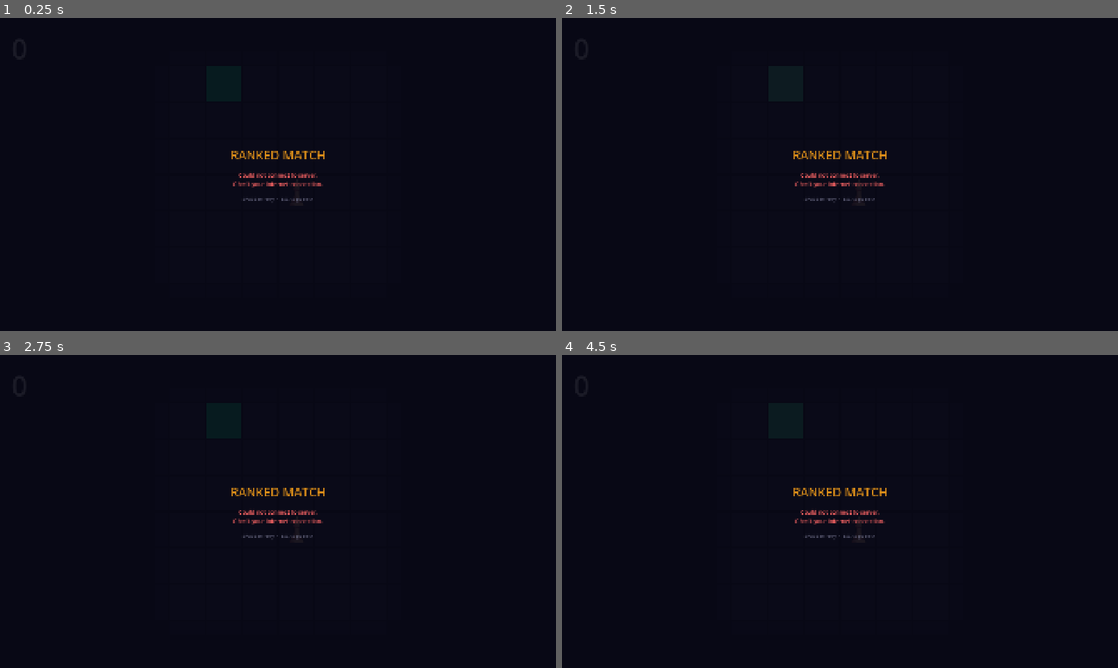
Above: before the commit, frames 1-4 (two rows, left to right).
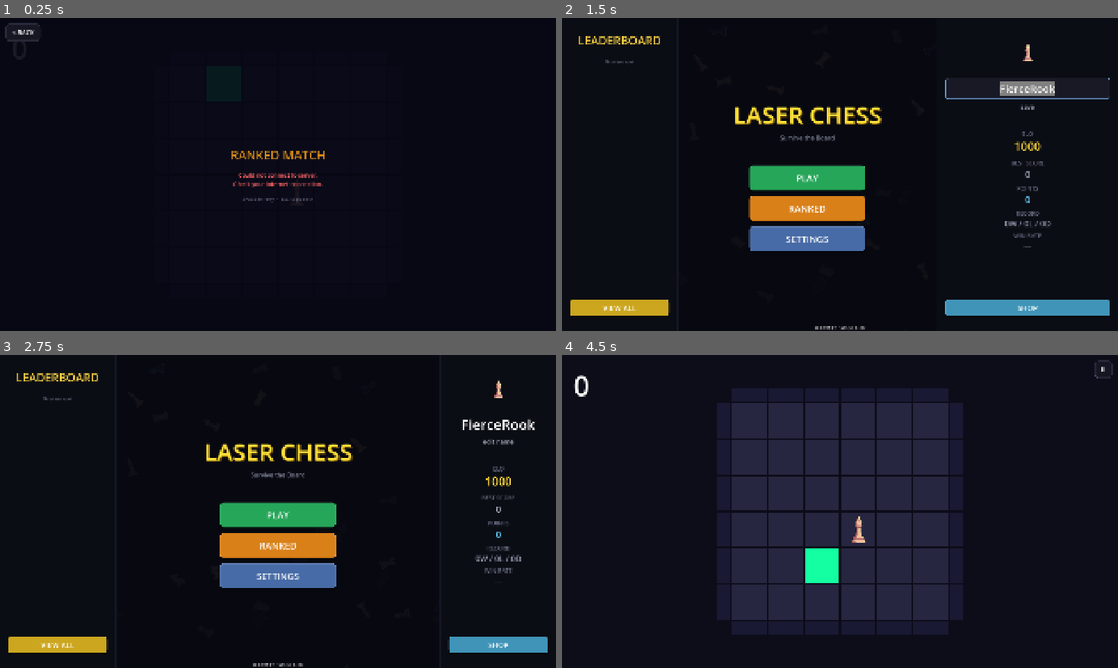
Above: after the commit, the same moments.

Repository: christophrrrrr/LaserChess
Game: Godot game, scene res://scenes/ranked_match.tscn
The game is run twice, just before and just after one commit, with the same random seed, the same clock (stepped at 60 frames per second) and the same inputs. This scene is started directly instead of the project's main scene.
Inputs (mouse positions are in pixels of both pictures, inside the frame that each line leads up to):
- Up to frame 1 (0.25 s): no input
- Up to frame 2 (1.5 s): click (584, 33) at 0.5 s, where only the run after the commit has a clickable "< BACK"; click (1062, 105) at 1.25 s, where only the run after the commit has a clickable "edit name"
- Up to frame 3 (2.75 s): click (467, 442) at 2 s, where only the run after the commit has a clickable "save"
- Up to frame 4 (4.5 s): click (840, 514) at 2.75 s, where only the run after the commit has a clickable "PLAY"; click (1101, 370) at 3.5 s, where only the run after the commit has a clickable "II"; click (840, 508) at 4.25 s, where only the run after the commit has a clickable "RESUME"

The runs differ from the first frame. In frame 1, 0.1% of the frame differs, in the area x 0-8%, y 1-8%; in frame 2, 10%; in frame 3, 9.3%; in frame 4, 31%, in the area x 2-100%, y 1-90%.

Commit message:
fully done. mobile and web.

Diff:
--- a/scripts/game_board.gd
+++ b/scripts/game_board.gd
@@ -121,7 +121,7 @@
 
 	_create_wall_squares(offset, board_pixel_size)
 
-func _create_wall_squares(offset: float, board_pixel_size: float) -> void:
+func _create_wall_squares(offset: float, _board_pixel_size: float) -> void:
 	wall_squares["top"] = []
 	wall_squares["bottom"] = []
 	wall_squares["left"] = []
--- /dev/null
+++ b/scripts/hat_preloader.gd
@@ -0,0 +1,57 @@
+extends Node
+## HatPreloader — Ensures all hat textures are included in exports
+## Add this as an Autoload (Project > Project Settings > Autoload)
+## Name it "HatPreloader" and enable it
+##
+## This file uses preload() to guarantee textures are included in the PCK.
+## Without this, dynamically loaded resources might not be exported.
+
+# Preload all hat textures to ensure they're included in exports
+var _preloaded_hats := {
+	"hotdog": preload("res://assets/HatPack/hotdog.png"),
+	"pinwheel": preload("res://assets/HatPack/pinwheel.png"),
+	"birthday": preload("res://assets/HatPack/birthday.png"),
+	"umbrella": preload("res://assets/HatPack/umbrella.png"),
+	"sunhat": preload("res://assets/HatPack/sunhat.png"),
+	"beanie": preload("res://assets/HatPack/beanie.png"),
+	"beret": preload("res://assets/HatPack/beret.png"),
+	"baseballCap": preload("res://assets/HatPack/baseballCap.png"),
+	"bowlerHat": preload("res://assets/HatPack/bowlerHat.png"),
+	"outback": preload("res://assets/HatPack/outback.png"),
+	"redBonnet": preload("res://assets/HatPack/redBonnet.png"),
+	"50sMilitary": preload("res://assets/HatPack/50sMilitary.png"),
+	"50sNurse": preload("res://assets/HatPack/50sNurse.png"),
+	"police": preload("res://assets/HatPack/police.png"),
+	"hardHat": preload("res://assets/HatPack/hardHat.png"),
+	"fireman": preload("res://assets/HatPack/fireman.png"),
+	"lumberjack": preload("res://assets/HatPack/lumberjack.png"),
+	"cowboy": preload("res://assets/HatPack/cowboy.png"),
+	"bicorn": preload("res://assets/HatPack/bicorn.png"),
+	"classicFedora": preload("res://assets/HatPack/classicFedora.png"),
+	"tophat": preload("res://assets/HatPack/tophat.png"),
+	"fez": preload("res://assets/HatPack/fez.png"),
+	"leprechaun": preload("res://assets/HatPack/leprechaun.png"),
+	"captains": preload("res://assets/HatPack/captains.png"),
+	"graduation": preload("res://assets/HatPack/graduation.png"),
+	"princess": preload("res://assets/HatPack/princess.png"),
+	"wig": preload("res://assets/HatPack/wig.png"),
+	"catEars": preload("res://assets/HatPack/catEars.png"),
+	"bunny": preload("res://assets/HatPack/bunny.png"),
+	"antlers": preload("res://assets/HatPack/antlers.png"),
+	"viking": preload("res://assets/HatPack/viking.png"),
+	"spartan": preload("res://assets/HatPack/spartan.png"),
+	"shark": preload("res://assets/HatPack/shark.png"),
+	"skeleton": preload("res://assets/HatPack/skeleton.png"),
+	"horseHead": preload("res://assets/HatPack/horseHead.png"),
+	"freakazoid": preload("res://assets/HatPack/freakazoid.png"),
+	"crown": preload("res://assets/HatPack/crown.png"),
+	"ww1German": preload("res://assets/HatPack/ww1German.png"),
+}
+
+## Get a preloaded hat texture by ID
+## Returns null if not found
+func get_hat_texture(hat_id: String) -> Texture2D:
+	return _preloaded_hats.get(hat_id, null)
+
+func _ready() -> void:
+	print("[HatPreloader] Loaded ", _preloaded_hats.size(), " hat textures")
--- a/scripts/leaderboard.gd
+++ b/scripts/leaderboard.gd
@@ -6,9 +6,11 @@
 var scroll_content: VBoxContainer
 var profile_popup: Control
 var loading_label: Label
+var back_button_layer: CanvasLayer
 
 func _ready() -> void:
 	_setup_ui()
+	_setup_back_button()
 	PlayerData.leaderboard_loaded.connect(_on_leaderboard_loaded)
 	PlayerData.player_profile_loaded.connect(_on_profile_loaded)
 	PlayerData.load_leaderboard()
@@ -469,3 +471,57 @@
 	var spacer = Control.new()
 	spacer.custom_minimum_size = Vector2(0, height)
 	parent.add_child(spacer)
+
+# =====================
+# BACK BUTTON (Mobile)
+# =====================
+
+func _setup_back_button() -> void:
+	back_button_layer = CanvasLayer.new()
+	back_button_layer.layer = 100
+	add_child(back_button_layer)
+
+	var root = Control.new()
+	root.set_anchors_preset(Control.PRESET_FULL_RECT)
+	root.mouse_filter = Control.MOUSE_FILTER_IGNORE
+	back_button_layer.add_child(root)
+
+	var btn = Button.new()
+	btn.text = "< BACK"  # ASCII compatible
+	btn.set_anchors_preset(Control.PRESET_TOP_LEFT)
+	btn.position = Vector2(20, 20)
+	btn.custom_minimum_size = Vector2(120, 60)
+	btn.add_theme_font_size_override("font_size", 22)
+	btn.add_theme_color_override("font_color", Color.WHITE)
+	_style_back_button(btn)
+	btn.pressed.connect(_on_back_button_pressed)
+	root.add_child(btn)
+
+func _style_back_button(btn: Button) -> void:
+	var normal = StyleBoxFlat.new()
+	normal.bg_color = Color(0.1, 0.1, 0.15, 0.85)
+	normal.set_corner_radius_all(12)
+	normal.border_color = Color(0.3, 0.3, 0.4, 0.9)
+	normal.set_border_width_all(2)
+	btn.add_theme_stylebox_override("normal", normal)
+
+	var hover = StyleBoxFlat.new()
+	hover.bg_color = Color(0.15, 0.15, 0.22, 0.95)
+	hover.set_corner_radius_all(12)
+	hover.border_color = Color(0.45, 0.45, 0.55, 1.0)
+	hover.set_border_width_all(2)
+	btn.add_theme_stylebox_override("hover", hover)
+
+	var pressed = StyleBoxFlat.new()
+	pressed.bg_color = Color(0.08, 0.08, 0.12, 0.95)
+	pressed.set_corner_radius_all(12)
+	btn.add_theme_stylebox_override("pressed", pressed)
+
+	btn.add_theme_stylebox_override("focus", StyleBoxEmpty.new())
+
+func _on_back_button_pressed() -> void:
+	SoundManager.play("click")
+	if profile_popup.visible:
+		profile_popup.visible = false
+	else:
+		get_tree().change_scene_to_file("res://scenes/main_menu.tscn")
--- a/scripts/main_menu.gd
+++ b/scripts/main_menu.gd
@@ -327,6 +327,24 @@
 	profile_name_edit.add_theme_constant_override("caret_width", 2)
 	profile_name_edit.add_theme_constant_override("minimum_character_width", 16)
 
+	# CRITICAL: Enable virtual keyboard and make it editable
+	profile_name_edit.virtual_keyboard_enabled = true
+	profile_name_edit.virtual_keyboard_type = LineEdit.KEYBOARD_TYPE_DEFAULT
+	profile_name_edit.editable = true
+	profile_name_edit.context_menu_enabled = true
+	profile_name_edit.selecting_enabled = true
+	profile_name_edit.caret_blink = true
+
+	# Style for visibility
+	var edit_style = StyleBoxFlat.new()
+	edit_style.bg_color = Color(0.1, 0.1, 0.15)
+	edit_style.set_corner_radius_all(8)
+	edit_style.set_border_width_all(2)
+	edit_style.border_color = Color(0.4, 0.6, 0.8)
+	edit_style.set_content_margin_all(12)
+	profile_name_edit.add_theme_stylebox_override("normal", edit_style)
+	profile_name_edit.add_theme_stylebox_override("focus", edit_style)
+
 	profile_name_edit.visible = false
 	profile_name_edit.text_submitted.connect(func(_t): _save_name())
 	vbox.add_child(profile_name_edit)
@@ -517,9 +535,9 @@
 # =====================
 
 func _update_player_model() -> void:
-	var king_path = GameSettings.get_player_king_texture()
-
-	var hat_id = PlayerData.equipped_hat
+	var _king_path = GameSettings.get_player_king_texture()
+
+	var _hat_id = PlayerData.equipped_hat
 
 
 func _update_profile_sidebar() -> void:
@@ -824,8 +842,12 @@
 		icon.custom_minimum_size = Vector2(52, 52)
 		icon.stretch_mode = TextureRect.STRETCH_KEEP_ASPECT_CENTERED
 		var tex_path = hat.get("tex", "")
-		if tex_path != "" and ResourceLoader.exists(tex_path):
-			icon.texture = load(tex_path)
+		# Don't use ResourceLoader.exists() - it's unreliable in exports
+		# Just try to load and handle null gracefully
+		if tex_path != "":
+			var tex = load(tex_path)
+			if tex:
+				icon.texture = tex
 		hbox.add_child(icon)
 
 		var info = VBoxContainer.new()
@@ -1076,12 +1098,36 @@
 	if profile_name_edit.visible:
 		_save_name()
 	else:
-		profile_name_label.visible = false
-		profile_name_edit.visible = true
-		profile_name_edit.text = PlayerData.player_name
-		profile_name_edit.grab_focus()
-		profile_name_edit.select_all()
-		name_edit_button.text = "save"
+		# On HTML5/Web, use JavaScript prompt as fallback (Godot LineEdit has virtual keyboard issues)
+		if OS.has_feature("web"):
+			_show_web_name_prompt()
+		else:
+			# Native platforms - use normal LineEdit
+			profile_name_label.visible = false
+			profile_name_edit.visible = true
+			profile_name_edit.text = PlayerData.player_name
+			profile_name_edit.grab_focus()
+			profile_name_edit.select_all()
+			name_edit_button.text = "save"
+
+func _show_web_name_prompt() -> void:
+	# Use JavaScript prompt for web platform (works with mobile keyboards)
+	if OS.has_feature("web"):
+		var js_code = """
+		(function() {
+			var result = prompt('Enter your name:', '%s');
+			if (result !== null && result.trim() !== '') {
+				return result.trim().substring(0, 16);
+			}
+			return '';
+		})();
+		""" % PlayerData.player_name.replace("'", "\\'")
+
+		var result = JavaScriptBridge.eval(js_code)
+		if result != null and str(result).strip_edges() != "":
+			PlayerData.set_player_name(str(result).strip_edges())
+			profile_name_label.text = PlayerData.player_name
+			_update_profile_sidebar()
 
 func _save_name() -> void:
 	var new_name = profile_name_edit.text.strip_edges()
--- a/scripts/pause_ui.gd
+++ b/scripts/pause_ui.gd
@@ -29,7 +29,7 @@
 
 	# Pause button in top-right
 	pause_button = Button.new()
-	pause_button.text = "❚❚"  # Pause icon
+	pause_button.text = "II"  # Pause icon (ASCII compatible)
 	pause_button.set_anchors_preset(Control.PRESET_TOP_RIGHT)
 	pause_button.position = Vector2(-80, 20)
 	pause_button.custom_minimum_size = Vector2(60, 60)
--- a/scripts/player.gd
+++ b/scripts/player.gd
@@ -4,8 +4,10 @@
 
 @export var move_duration: float = 0.08
 @export var hat_offset: Vector2 = Vector2(1, 2)
-@export var hat_base_pos: Vector2 = Vector2(0, -30) # default hat position
+@export var hat_base_pos_tiles: Vector2 = Vector2(0, -45)
 @export var hat_base_scale: float = 0.40           # default hat size (relative to tile)
+@export var hat_menu_offset_tiles: Vector2 = Vector2(0, 100)
+
 
 
 var hat_sprite: Sprite2D = null
@@ -137,7 +139,13 @@
 	var rot_deg: float = float(tweak.get("rot_deg", 0.0))
 
 # Position
-	hat_sprite.position = hat_base_pos + extra_pos
+	var pos := hat_base_pos_tiles + extra_pos
+
+	if _menu_preview_mode:
+		pos += Vector2(0, 0.175) * _menu_tile_size
+
+	hat_sprite.position = pos
+
 
 	# Rotation
 	hat_sprite.rotation = deg_to_rad(rot_deg)
--- a/scripts/player_data.gd
+++ b/scripts/player_data.gd
@@ -76,7 +76,7 @@
 	"bunny": 240,
 	"antlers": 260,
 	"viking": 280,
-	"spartann": 300,
+	"spartan": 300,
 
 	# === LEGENDARY (350–600) ===
 	"shark": 350,
@@ -502,23 +502,21 @@
 func _build_shop_hats() -> void:
 	SHOP_HATS.clear()
 
-	var dir := DirAccess.open(HATS_DIR)
-	if dir == null:
-		push_warning("Hats folder not found: " + HATS_DIR)
-		return
-
-	dir.list_dir_begin()
-	var file := dir.get_next()
-	while file != "":
-		if !dir.current_is_dir() and file.to_lower().ends_with(".png"):
-			var id := file.get_basename() # filename without extension
-			var display_name := id.replace("_", " ").capitalize()
-
-			SHOP_HATS[id] = {
-				"name": display_name,
-				"cost": HAT_PRICES.get(id, DEFAULT_HAT_COST),
-				"desc": "Cosmetic hat",
-				"tex": HATS_DIR + "/" + file
-			}
-		file = dir.get_next()
-	dir.list_dir_end()
+	# Build shop from HAT_PRICES dictionary instead of scanning directory
+	# DirAccess doesn't work with res:// in exported builds!
+	# ResourceLoader.exists() can also be unreliable for dynamic paths in exports
+	for hat_id in HAT_PRICES.keys():
+		var hat_key: String = str(hat_id) # or String(hat_id)
+
+		var display_name: String = hat_key.replace("_", " ").capitalize()
+		var tex_path: String = HATS_DIR + hat_key + ".png"
+
+		SHOP_HATS[hat_key] = {
+			"name": display_name,
+			"cost": HAT_PRICES[hat_id],
+			"desc": "Cosmetic hat",
+			"tex": tex_path
+		}
+
+
+	print("[PlayerData] Built shop with ", SHOP_HATS.size(), " hats")
--- a/scripts/ranked_match.gd
+++ b/scripts/ranked_match.gd
@@ -39,6 +39,9 @@
 # === RESULTS ===
 var result_container: Control
 
+# === BACK BUTTON (Mobile) ===
+var back_button_layer: CanvasLayer
+
 # =====================
 # LIFECYCLE
 # =====================
@@ -56,6 +59,7 @@
 	player.is_dead = true
 
 	_setup_hud()
+	_setup_back_button()
 	_connect_signals()
 
 	_show_connecting()
@@ -835,3 +839,55 @@
 	tween.set_loops()
 	tween.tween_property(node, "modulate:a", 0.3, duration).set_trans(Tween.TRANS_SINE)
 	tween.tween_property(node, "modulate:a", 1.0, duration).set_trans(Tween.TRANS_SINE)
+
+# =====================
+# BACK BUTTON (Mobile)
+# =====================
+
+func _setup_back_button() -> void:
+	back_button_layer = CanvasLayer.new()
+	back_button_layer.layer = 100
+	add_child(back_button_layer)
+
+	var root = Control.new()
+	root.set_anchors_preset(Control.PRESET_FULL_RECT)
+	root.mouse_filter = Control.MOUSE_FILTER_IGNORE
+	back_button_layer.add_child(root)
+
+	var btn = Button.new()
+	btn.text = "< BACK"  # ASCII compatible
+	btn.set_anchors_preset(Control.PRESET_TOP_LEFT)
+	btn.position = Vector2(20, 20)
+	btn.custom_minimum_size = Vector2(120, 60)
+	btn.add_theme_font_size_override("font_size", 22)
+	btn.add_theme_color_override("font_color", Color.WHITE)
+	_style_back_button(btn)
+	btn.pressed.connect(_on_back_button_pressed)
+	root.add_child(btn)
+
+func _style_back_button(btn: Button) -> void:
+	var normal = StyleBoxFlat.new()
+	normal.bg_color = Color(0.1, 0.1, 0.15, 0.85)
+	normal.set_corner_radius_all(12)
+	normal.border_color = Color(0.3, 0.3, 0.4, 0.9)
+	normal.set_border_width_all(2)
+	btn.add_theme_stylebox_override("normal", normal)
+
+	var hover = StyleBoxFlat.new()
+	hover.bg_color = Color(0.15, 0.15, 0.22, 0.95)
+	hover.set_corner_radius_all(12)
+	hover.border_color = Color(0.45, 0.45, 0.55, 1.0)
+	hover.set_border_width_all(2)
+	btn.add_theme_stylebox_override("hover", hover)
+
+	var pressed = StyleBoxFlat.new()
+	pressed.bg_color = Color(0.08, 0.08, 0.12, 0.95)
+	pressed.set_corner_radius_all(12)
+	btn.add_theme_stylebox_override("pressed", pressed)
+
+	btn.add_theme_stylebox_override("focus", StyleBoxEmpty.new())
+
+func _on_back_button_pressed() -> void:
+	SoundManager.play("click")
+	NetworkManager.disconnect_from_server()
+	get_tree().change_scene_to_file("res://scenes/main_menu.tscn")
Not shown, added: scripts/hat_preloader.gd.uid
Not shown, changed: Export/Laserchess.zip
Not shown, changed: Export/index.html
Not shown, changed: Export/index.pck
